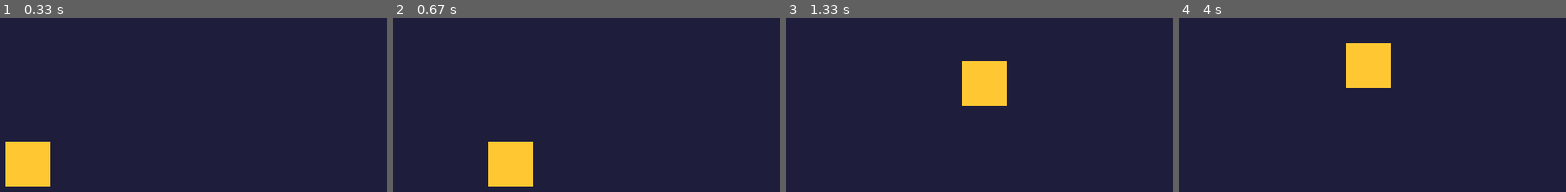
Above: before the commit, frames 1-4 (left to right).
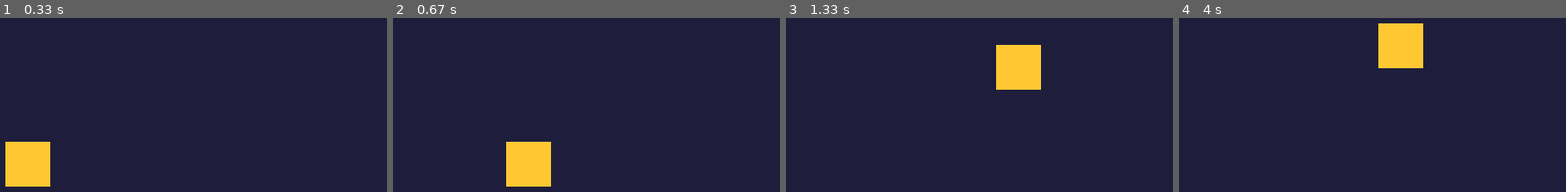
Above: after the commit, the same moments.

Repository: wooper15/pygame-lesson1-wooper15
Game: pygame game, started from main.py
Two runs of this game, one before a commit and one after it. Both use one fixed random seed, a clock stepped at 60 frames per second and the inputs below.
Inputs:
- Up to frame 1 (0.33 s): no input
- Up to frame 2 (0.67 s): hold Right from 0.33 s (still down)
- Up to frame 3 (1.33 s): release Right at 0.8 s; hold Up 0.83-1.13 s; hold Right from 1.17 s (still down)
- Up to frame 4 (4 s): release Right at 1.63 s; hold Left 1.67-2.2 s; hold Down 2.23-2.53 s; hold Left 2.57-2.97 s; hold Up 3-3.37 s; hold Right from 3.4 s (still down)

Frame 1 is identical in both runs. In frame 2, 2.4% of the frame differs, in the area x 24-41%, y 71-97%; in frame 3, 5.1%, in the area x 45-66%, y 15-51%; in frame 4, 5.0%.

Commit message:
change player speed

Diff:
--- a/main.py
+++ b/main.py
@@ -7,7 +7,7 @@
 HEIGHT = 600
 
 PLAYER_SIZE = 50
-SPEED = 5
+SPEED = 6
 
 screen = pygame.display.set_mode((WIDTH, HEIGHT))
 pygame.display.set_caption("My Pygame Game")
